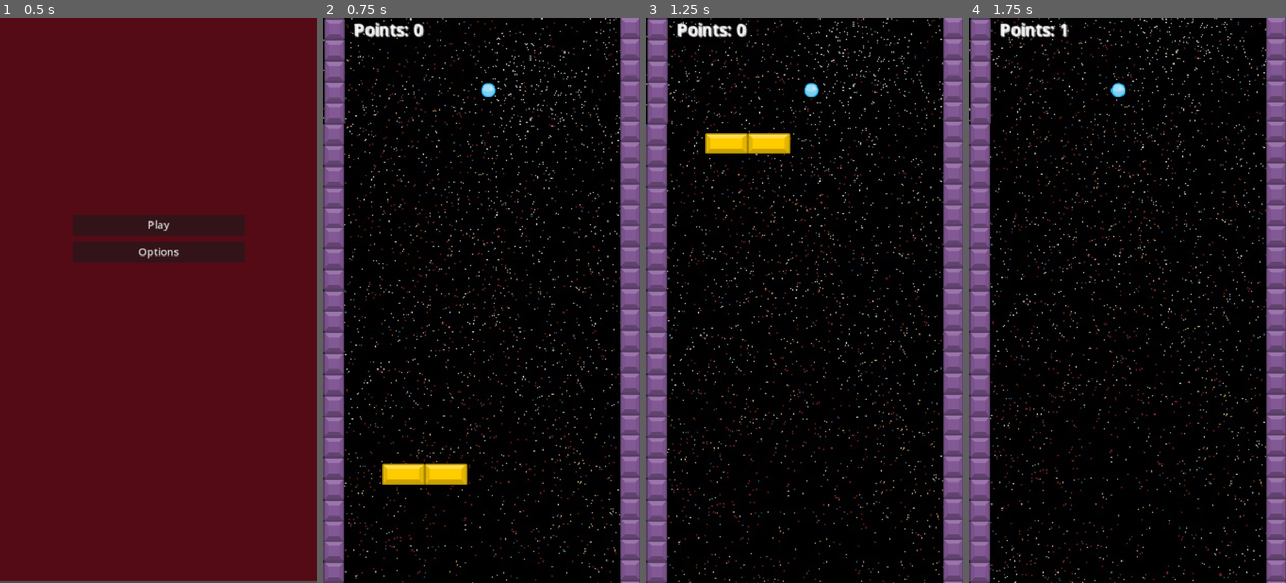
Above: before the commit, frames 1-4 (left to right).
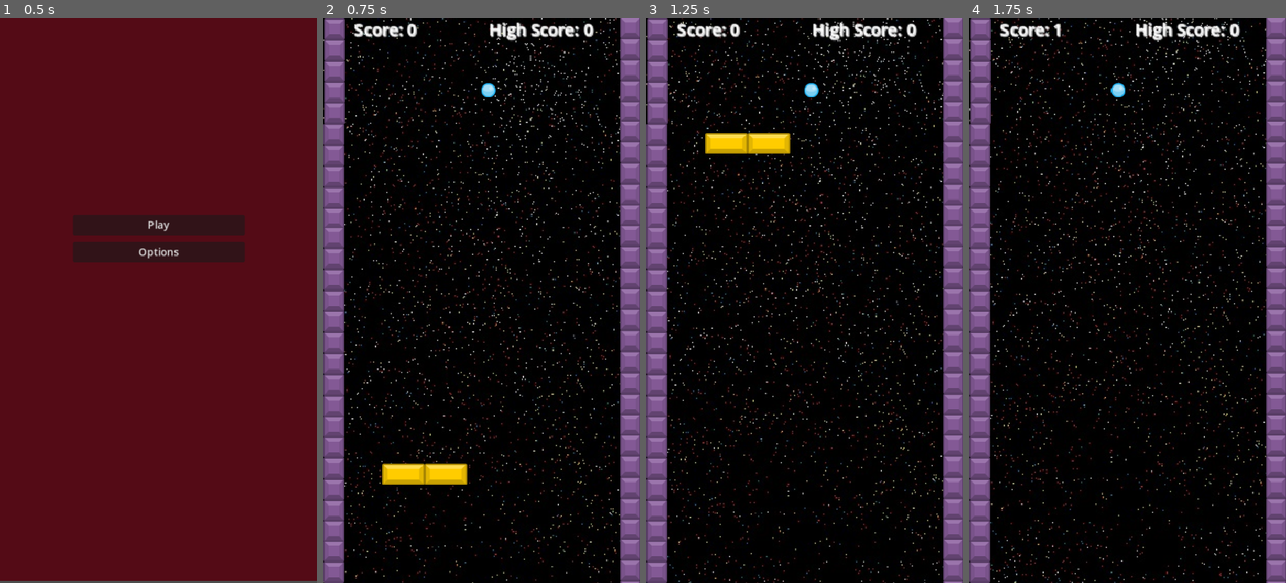
Above: after the commit, the same moments.

Repository: cauchomono/fallingball
Game: Godot game, scene res://main_menu.tscn
Same seed, same stepped clock (60 frames per second), same inputs: the game is played once before the commit and once after it.
Inputs:
- Up to frame 1 (0.5 s): no input
- Up to frame 2 (0.75 s): click "Play" at 0.5 s
- Up to frame 3 (1.25 s): no input
- Up to frame 4 (1.75 s): tap Enter (ui_accept) at 1.25, 1.52 s

Frame 1 is identical in both runs. In frame 2, 1.0% of the frame differs, in the area x 9-86%, y 0-4%; in frame 3, 1.0%; in frame 4, 1.0%.

Commit message:
Add high score label and update score display
Renamed the score label to 'Score' and updated its text format. Added a new 'HighScore' label to the scene and set its value on game start. Updated code references to use the new label names and formats.

Diff:
--- a/InfiniteGame.tscn
+++ b/InfiniteGame.tscn
@@ -46,7 +46,7 @@
 scale = Vector2(1.5626, 1.5626)
 texture = ExtResource("4_8bgac")
 
-[node name="Label" type="Label" parent="Background2"]
+[node name="Score" type="Label" parent="Background2"]
 offset_left = -125.432
 offset_top = -274.543
 offset_right = 160.568
@@ -54,7 +54,18 @@
 theme_override_colors/font_color = Color(1, 1, 1, 1)
 theme_override_colors/font_shadow_color = Color(0.926806, 0.926806, 0.926806, 1)
 theme_override_colors/font_outline_color = Color(0.967671, 0.967671, 0.967671, 1)
-text = "Points: 0"
+text = "Score: 0"
+
+[node name="HighScore" type="Label" parent="Background2"]
+anchors_preset = -1
+offset_left = 6.3996
+offset_top = -274.542
+offset_right = 272.4
+offset_bottom = -251.542
+theme_override_colors/font_color = Color(1, 1, 1, 1)
+theme_override_colors/font_shadow_color = Color(0.926806, 0.926806, 0.926806, 1)
+theme_override_colors/font_outline_color = Color(0.967671, 0.967671, 0.967671, 1)
+text = "High Score: 0"
 
 [node name="Brick2" parent="." instance=ExtResource("2_qmnnm")]
 position = Vector2(465, 78)
--- a/infinite_game.gd
+++ b/infinite_game.gd
@@ -11,6 +11,7 @@
 	high_score = scoreManager.load_score()
 	audioStreamPlayer.stream = gameplaySound
 	audioStreamPlayer.play()
+	$Background2/HighScore.text = "High Score: " + str(high_score)
 	Globals.points = score
 	$PointsZone.enemy_passed.connect(_on_enemy_passed)
 	$Spawner.obstacle_hit.connect(_on_player_touch)
@@ -18,7 +19,7 @@
 func _on_enemy_passed() -> void:
 	score += 1
 	Globals.points = score
-	$Background2/Label.text = "Points: " + str(score)
+	$Background2/Score.text = "Score: " + str(score)
 
 func _on_player_touch() -> void:
 	pass
